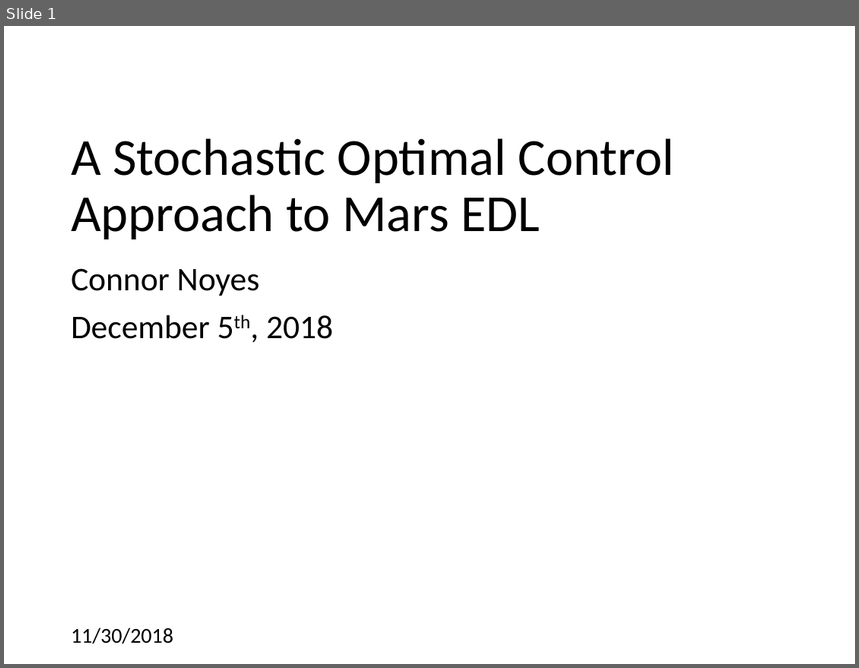
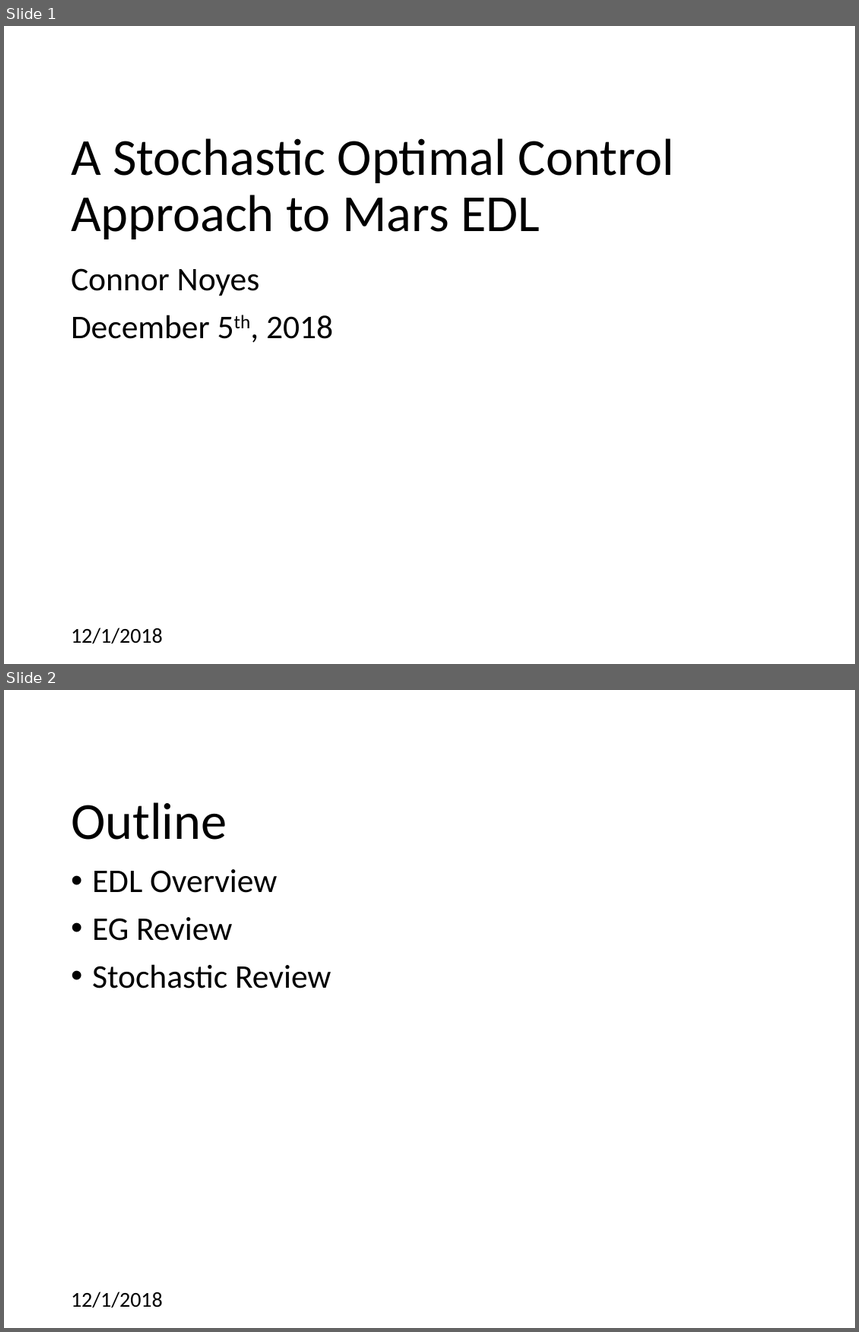
Before and after one commit to CDNoyes/EDL-Py, a slide deck: Documents/Qual Exam.pptx. Shown one above the other, each under a label of ours: slide 1 before the commit, slides 1 and 2 after it. The pictures are 859x668 and 859x1332 pixels, drawn with LibreOffice and Linux fonts; fonts in the diff are those of the drawing; background and template pictures are left out. Boxes give left, top, right and bottom in pixels: in the first picture for what was removed or moved away, otherwise in the second. Text is boxed around its words. In the diff, an @@ line names an element or a change of style, - is before the commit and + after.

```diff
--- a/Documents/Qual Exam.pptx
+++ b/Documents/Qual Exam.pptx
@@ slide 2 added at [4,690,855,1328], background #FFFFFF @@
@@ title added at [71,802,227,840], 44 pt, text #000000 @@
+Outline
@@ text added at [92,869,331,989], 28 pt, text #000000 @@
+• EDL Overview
+• EG Review
+• Stochastic Review
@@ text added at [71,1292,163,1309], 18 pt, text #000000 @@
+12/1/2018
@@ slide 1 changed as well @@
@@ text at [71,628,163,645]: text changed @@
-11/30/2018
+12/1/2018
```
Also in this commit, not shown: 32 other slides changed, 6 other slides added, 1 other file.
